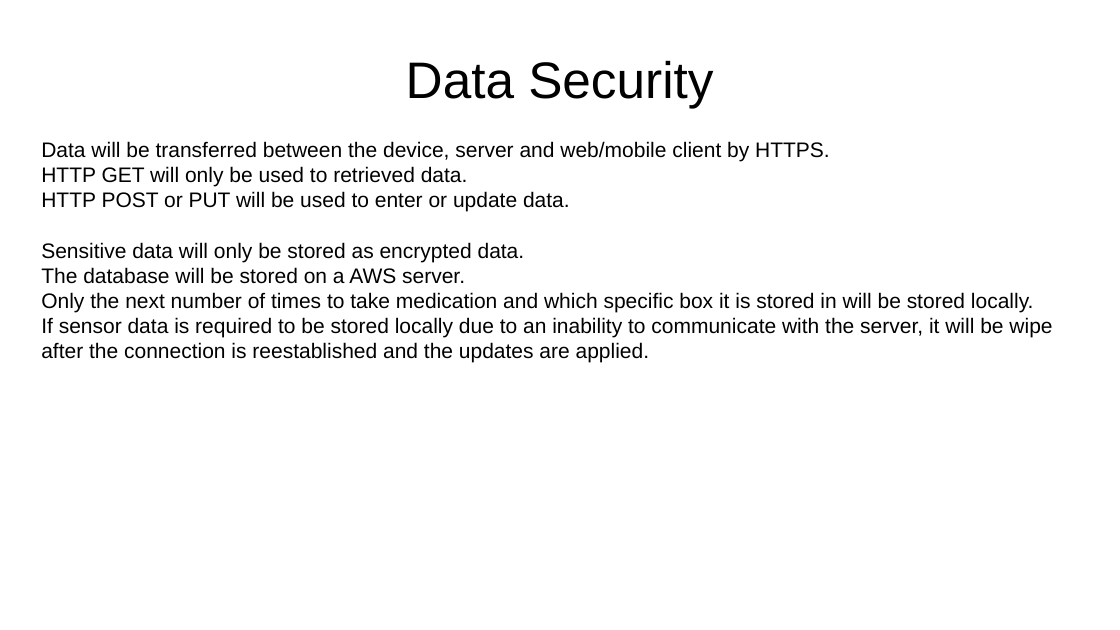
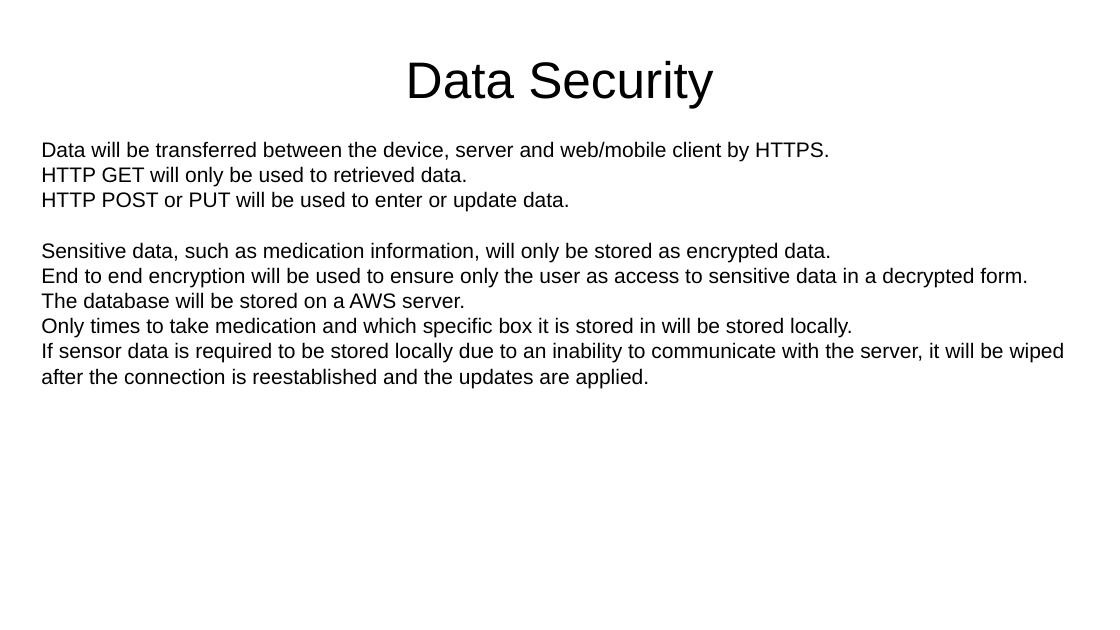
Before and after one commit to cianashby1337/IOT_CA1_Documentation, a slide deck: slide 10 of Slideshow template.pptx. Drawn at 1120x630 pixels with LibreOffice and Linux fonts; fonts in the diff are those of the drawing. Boxes give left, top, right and bottom in pixels: in the first picture for what was removed or moved away, otherwise in the second. Text is boxed around its words. In the diff, an @@ line names an element or a change of style, - is before the commit and + after.

Commit message:
Data processing and security slides

```diff
--- a/Slideshow template.pptx
+++ b/Slideshow template.pptx
@@ text at box(41, 242, 1028, 287): text changed @@
-Sensitive data will only be stored as encrypted data.
+Sensitive data, such as medication information, will only be stored as encrypted data.
+End to end encryption will be used to ensure only the user as access to sensitive data in a decrypted form.
@@ text at box(41, 317, 1065, 388): text changed @@
-Only the next number of times to take medication and which specific box it is stored in will be stored locally.
-If sensor data is required to be stored locally due to an inability to communicate with the server, it will be wipe after the connection is reestablished and the updates are applied.
+Only times to take medication and which specific box it is stored in will be stored locally.
+If sensor data is required to be stored locally due to an inability to communicate with the server, it will be wiped after the connection is reestablished and the updates are applied.
```
Also in this commit, not shown: 1 other slide changed.
